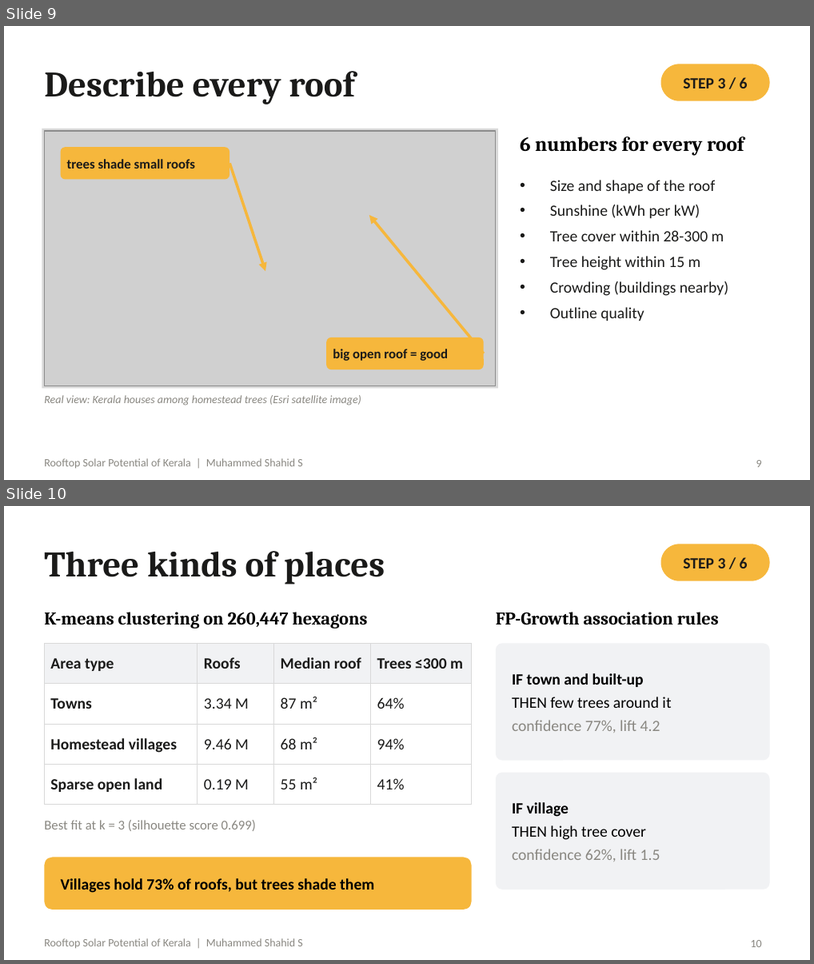
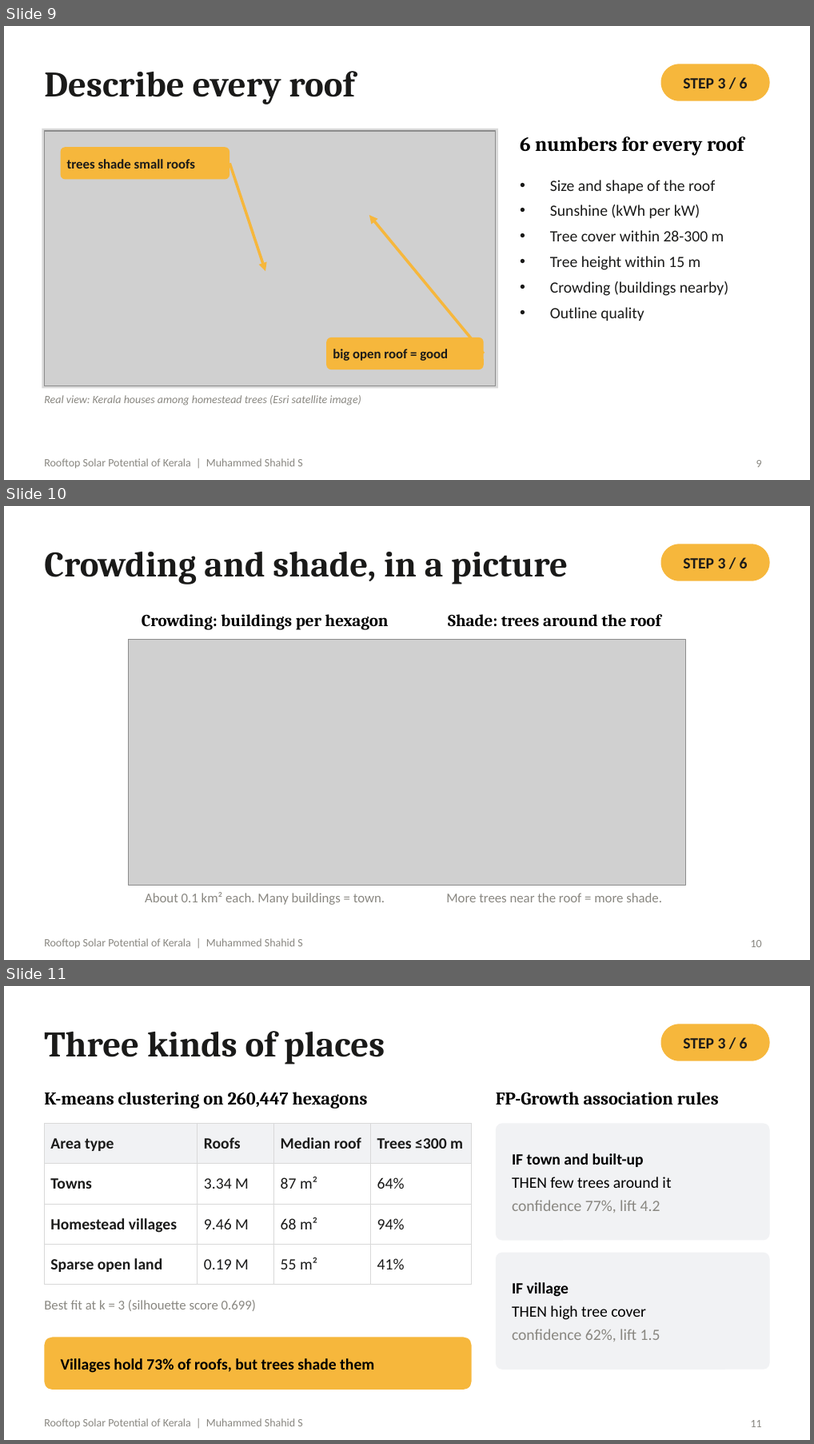
Before and after one commit to muhammedshahidsds25-collab/kerala-rooftop-solar, a slide deck: presentation/Rooftop_Solar_Kerala_Final_v2.pptx. Shown one above the other, each under a label of ours: slides 9 and 10 before the commit, slides 9, 10 and 11 after it. The pictures are 814x964 and 814x1444 pixels, drawn with LibreOffice and Linux fonts; fonts in the diff are those of the drawing; grey boxes stand for pictures. Boxes give left, top, right and bottom in pixels: in the first picture for what was removed or moved away, otherwise in the second. Text is boxed around its words. In the diff, an @@ line names an element or a change of style, - is before the commit and + after.

Commit message:
Add crowding and shade diagram slide to presentation

```diff
--- a/presentation/Rooftop_Solar_Kerala_Final_v2.pptx
+++ b/presentation/Rooftop_Solar_Kerala_Final_v2.pptx
@@ slide 10 added at [4,506,810,960], background #FFFFFF; not listed: 1 template element that a slide beside it also shows @@
@@ title added at [44,552,568,584], 32 pt, text #1A1A19, bold @@
+Crowding and shade, in a picture
@@ rounded rectangle added at [662,544,770,581], fill #F6B73C @@
@@ text added at [683,557,748,568], 14 pt, text #1A1A19, bold @@
+STEP 3 / 6
@@ text added at [142,614,389,630], 15 pt, text #000000, bold @@
+Crowding: buildings per hexagon
@@ text added at [448,614,661,626], 15 pt, text #000000, bold @@
+Shade: trees around the roof
@@ picture added at [129,639,686,885] @@
@@ text added at [145,892,385,904], 12 pt, text #898781 @@
+About 0.1 km² each. Many buildings = town.
@@ text added at [446,892,662,902], 12 pt, text #898781 @@
+More trees near the roof = more shade.
@@ page number added at [751,940,762,947], 10 pt, text #898781 @@
+10
@@ what was slide 10 is now slide 11 @@
@@ page number at [751,1420,762,1427]: text changed @@
-10
+11
```
Also in this commit, not shown: 3 slides changed, 3 other files.
